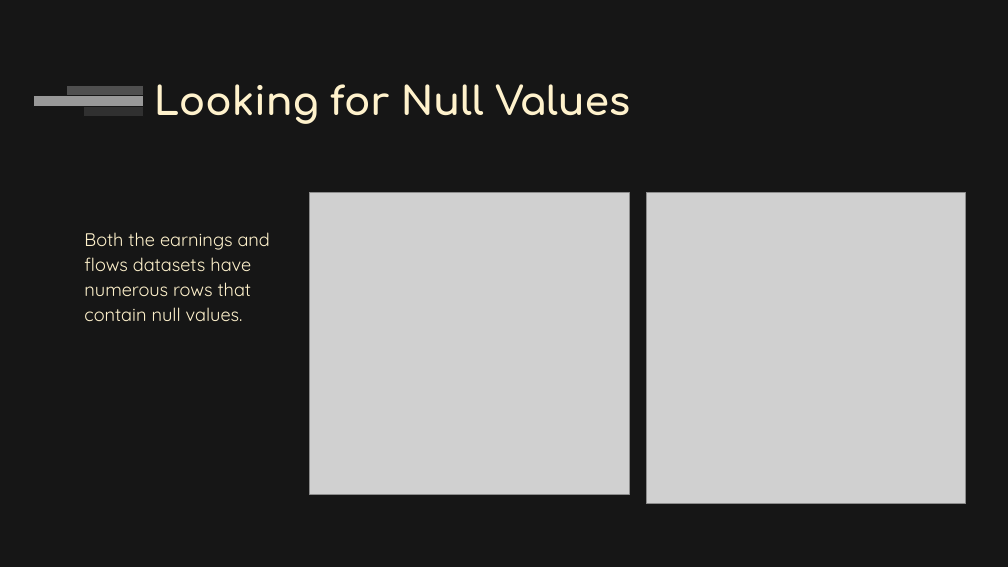
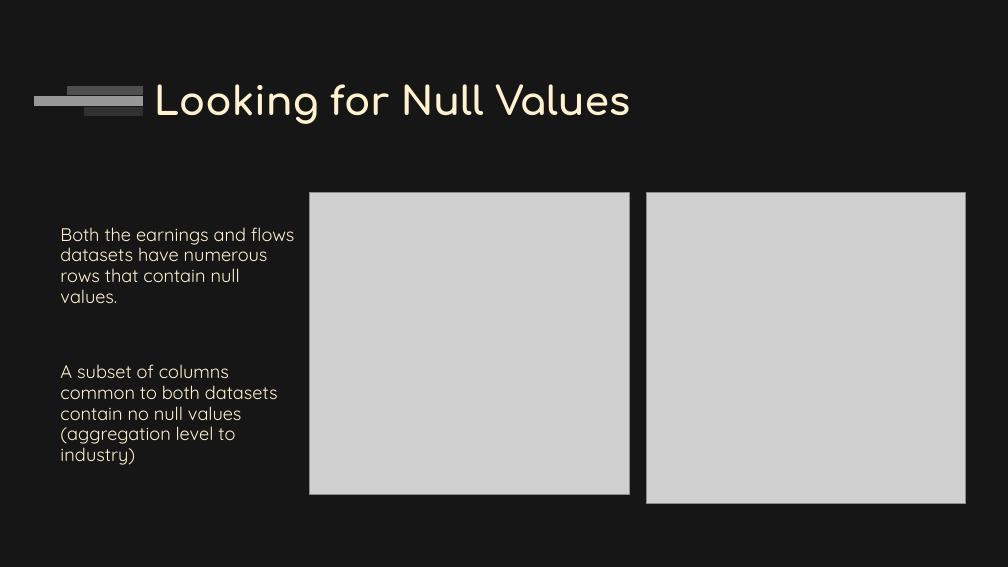
Before and after one commit to adinfinitum225/final_project, a slide deck: slide 14 of media/Final Project - Employment Prosepects.pptx (slide 15 before the commit). Drawn at 1008x567 pixels with LibreOffice and Linux fonts; fonts in the diff are those of the drawing; grey boxes stand for pictures. Boxes give left, top, right and bottom in pixels: in the first picture for what was removed or moved away, otherwise in the second. Text is boxed around its words. In the diff, an @@ line names an element or a change of style, - is before the commit and + after.

```diff
--- a/media/Final Project - Employment Prosepects.pptx
+++ b/media/Final Project - Employment Prosepects.pptx
@@ text "Both the earnings and flows ...": place and size @@
-text "Both the earnings and flows ..." at (84, 232, 270, 321)
+text "Both the earnings and flows ..." at (60, 227, 294, 465)
@@ text at (60, 227, 294, 303): indent changed; line spacing 1.15 to 0.95; less space between paragraphs @@
@@ text at (60, 364, 278, 465): paragraph added @@
+A subset of columns common to both datasets contain no null values (aggregation level to industry)
```
Also in this commit, not shown: 4 other slides changed, 6 slides added, 4 slides removed.
